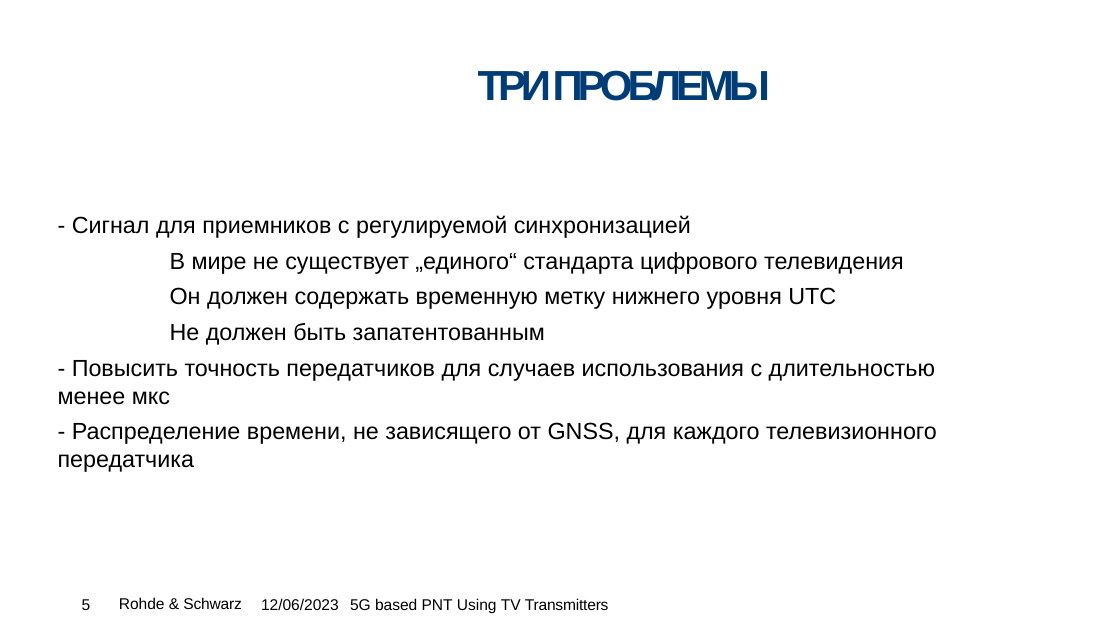
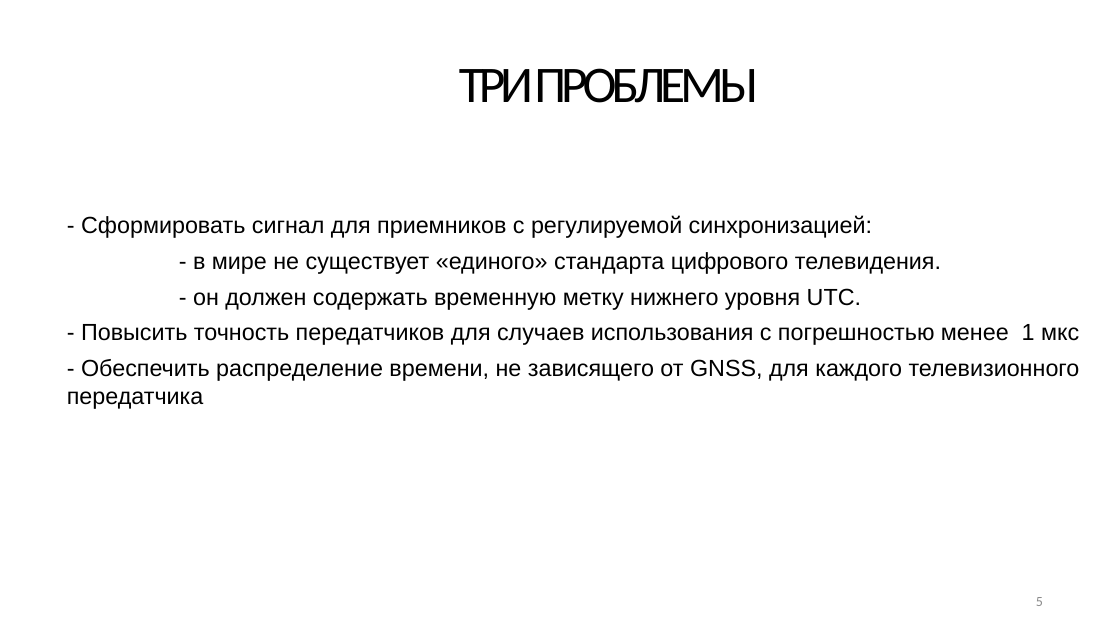
Before and after one commit to SiwaNetwork/QUANTUM, a slide deck: slide 5 of Time-Card/ДОКУМЕНТЫ/МАТЕРИАЛ СТАТЬИ/время 5г тв).pptx. Drawn at 1120x630 pixels with LibreOffice and Linux fonts; fonts in the diff are those of the drawing; background and template pictures are left out. Boxes give left, top, right and bottom in pixels: in the first picture for what was removed or moved away, otherwise in the second. Text is boxed around its words. In the diff, an @@ line names an element or a change of style, - is before the commit and + after.

```diff
--- a/Time-Card/ДОКУМЕНТЫ/МАТЕРИАЛ СТАТЬИ/время 5г тв).pptx
+++ b/Time-Card/ДОКУМЕНТЫ/МАТЕРИАЛ СТАТЬИ/время 5г тв).pptx
@@ title "ТРИ ПРОБЛЕМЫ": place and size @@
-title "ТРИ ПРОБЛЕМЫ" at <box>478,70,770,101</box>
+title "ТРИ ПРОБЛЕМЫ" at <box>459,68,758,103</box>
@@ title "ТРИ ПРОБЛЕМЫ" at <box>459,68,758,103</box>: size 27 to 33 pt, font Arial to Calibri, text colour #003D76 to #000000, bold off; vertical alignment top to middle @@
@@ text at <box>67,215,1080,409</box>: text changed @@
-- Сигнал для приемников с регулируемой синхронизацией
-В мире не существует „единого“ стандарта цифрового телевидения
-Он должен содержать временную метку нижнего уровня UTC
-Не должен быть запатентованным
-- Повысить точность передатчиков для случаев использования с длительностью менее мкс
-- Распределение времени, не зависящего от GNSS, для каждого телевизионного передатчика
+- Сформировать сигнал для приемников с регулируемой синхронизацией:
+- в мире не существует «единого» стандарта цифрового телевидения.
+- он должен содержать временную метку нижнего уровня UTC.
+- Повысить точность передатчиков для случаев использования с погрешностью менее 1 мкс
+- Обеспечить распределение времени, не зависящего от GNSS, для каждого телевизионного передатчика
@@ text removed at <box>119,597,241,609</box> @@
-Rohde & Schwarz
@@ text removed at <box>261,598,609,613</box> @@
-12/06/2023 5G based PNT Using TV Transmitters
@@ page number: place and size @@
-page number at <box>82,599,91,610</box>
+page number at <box>1036,597,1043,606</box>
@@ page number at <box>1036,597,1043,606</box>: size 10 to 9 pt, font Arial to Calibri, text colour #000000 to #8C8C8C; alignment left to right; vertical alignment top to middle @@
```
Also in this commit, not shown: 15 other slides changed, 1 slide added, 17 slides removed, 1 other file.
